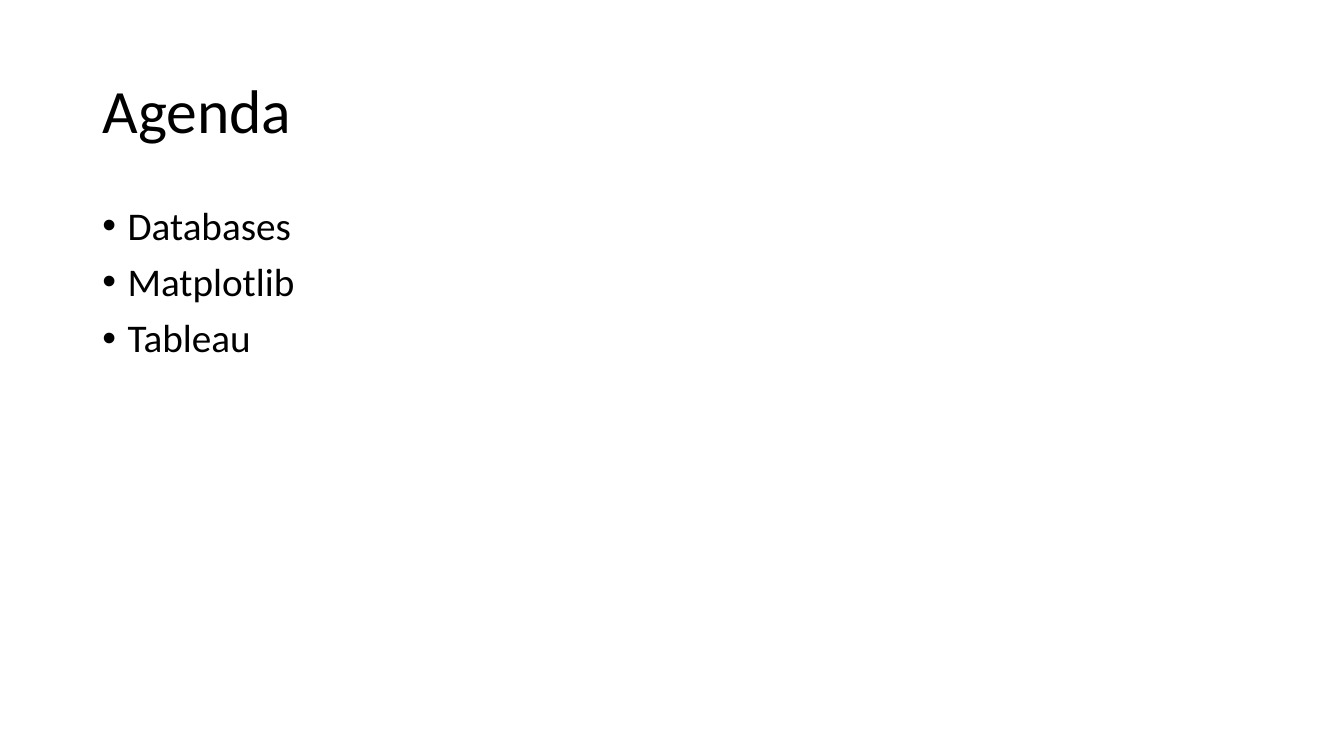
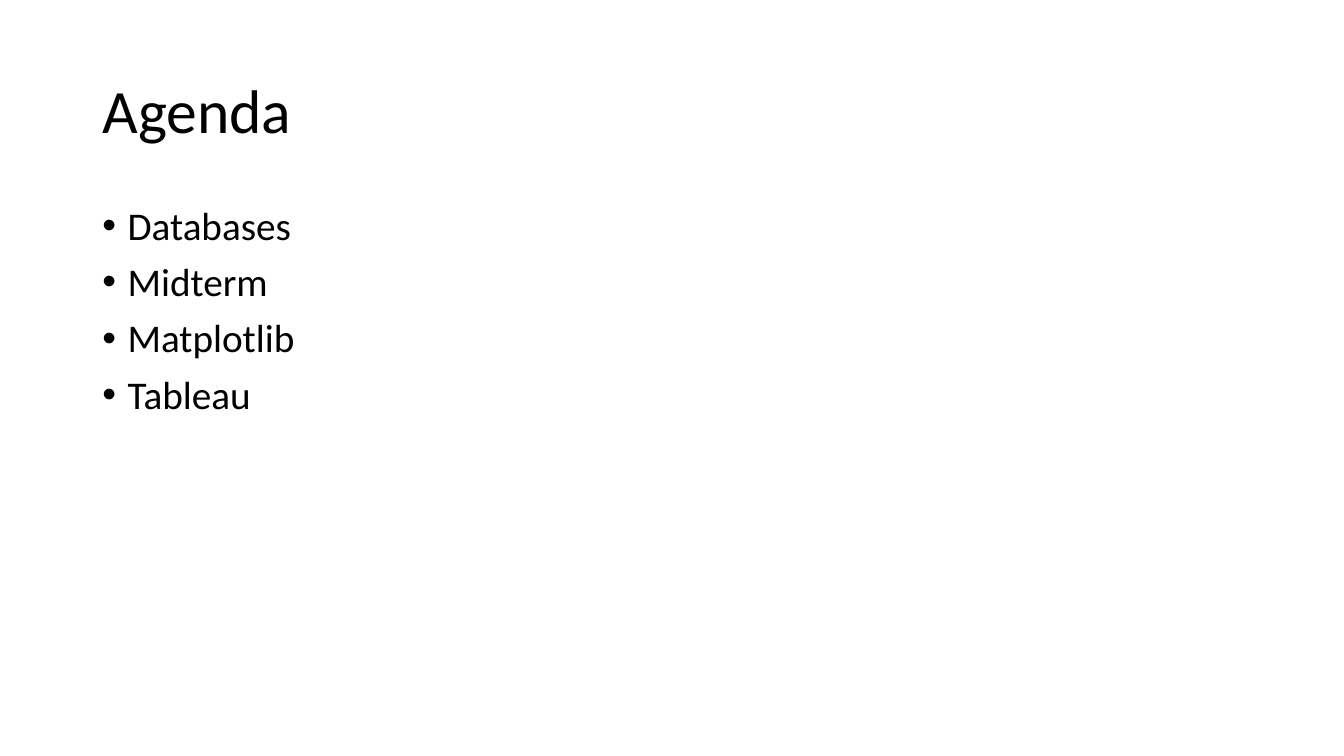
Before and after one commit to philmui/datascience, a slide deck: slide 2 of lecture04.visualization/lecture04.db.viz.pptx. Drawn at 1344x756 pixels with LibreOffice and Linux fonts; fonts in the diff are those of the drawing. Boxes give left, top, right and bottom in pixels: in the first picture for what was removed or moved away, otherwise in the second. Text is boxed around its words. In the diff, an @@ line names an element or a change of style, - is before the commit and + after.

Commit message:
added midterm to slides

```diff
--- a/lecture04.visualization/lecture04.db.viz.pptx
+++ b/lecture04.visualization/lecture04.db.viz.pptx
@@ text at <box>128,268,268,297</box>: paragraph added @@
+• Midterm
```
Also in this commit, not shown: 2 other slides changed, 7 slides added, 1 slide removed, 1 other file.
